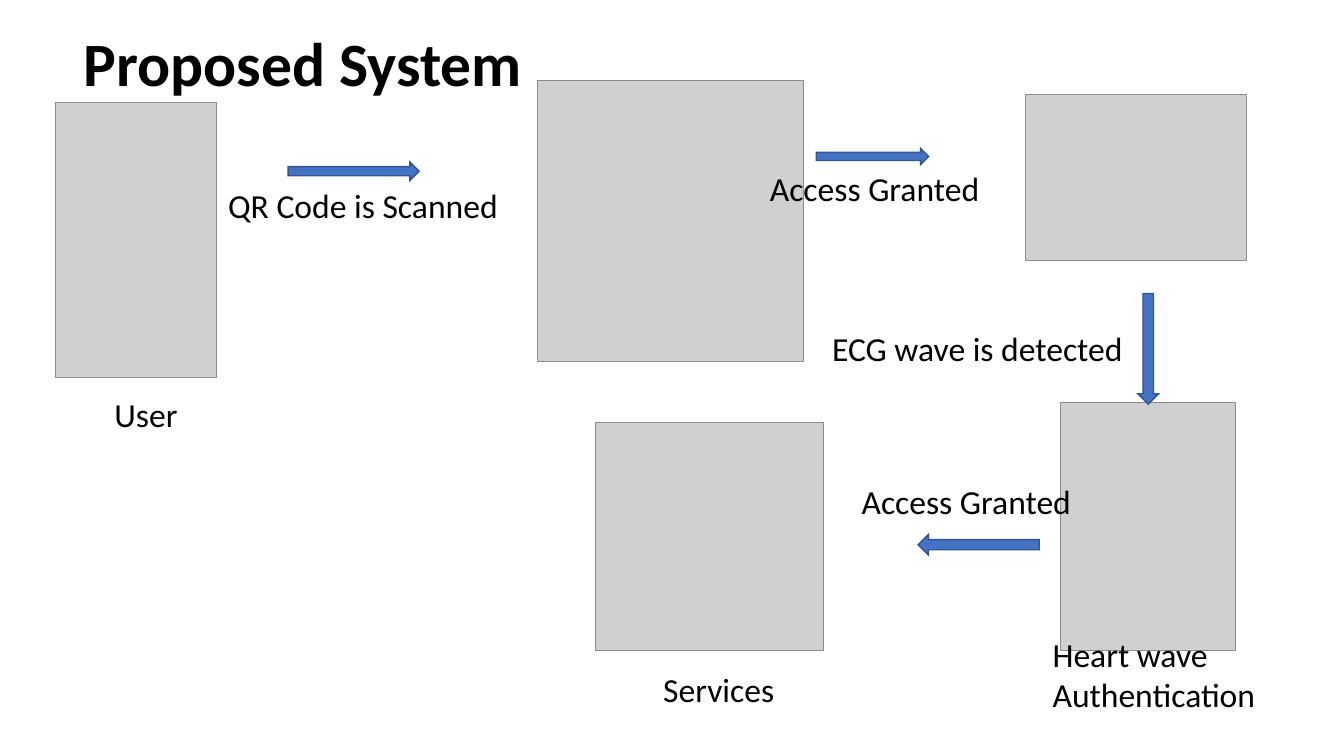
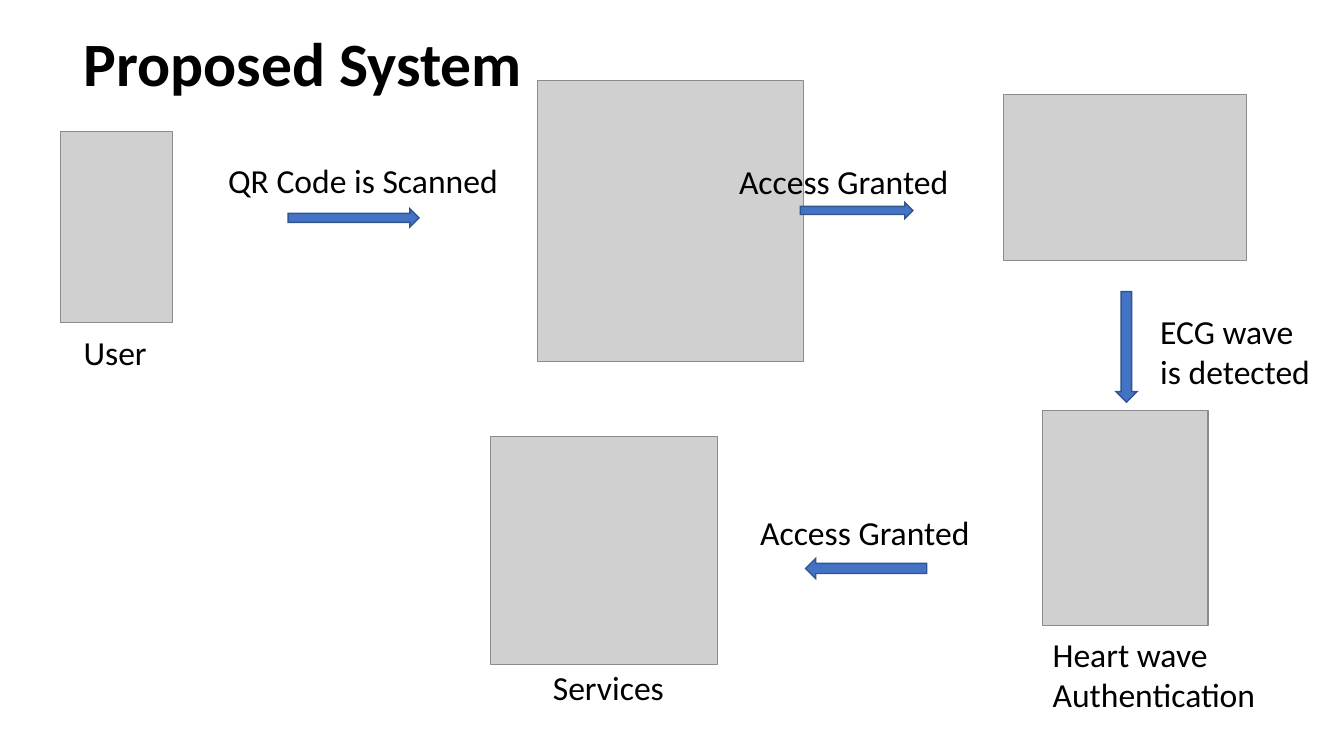
Before and after one commit to uma0441/TwoFactorAuthentication, a slide deck: slide 7 of Mid Term (1).pptx. Drawn at 1344x756 pixels with LibreOffice and Linux fonts; fonts in the diff are those of the drawing; grey boxes stand for pictures. Boxes give left, top, right and bottom in pixels: in the first picture for what was removed or moved away, otherwise in the second. Text is boxed around its words. In the diff, an @@ line names an element or a change of style, - is before the commit and + after.

```diff
--- a/Mid Term (1).pptx
+++ b/Mid Term (1).pptx
@@ picture: place and size @@
-picture at [1025, 95, 1246, 260]
+picture at [1003, 95, 1247, 260]
@@ picture: place and size @@
-picture at [55, 102, 217, 378]
+picture at [60, 131, 173, 323]
@@ text "QR Code is Scanned": place and size @@
-text "QR Code is Scanned" at [228, 194, 498, 223]
+text "QR Code is Scanned" at [228, 169, 498, 198]
@@ text "Access Granted": place and size @@
-text "Access Granted" at [770, 174, 979, 210]
+text "Access Granted" at [739, 166, 948, 202]
@@ right arrow: place and size @@
-right arrow at [288, 162, 419, 180]
+right arrow at [288, 209, 419, 227]
@@ right arrow: place and size @@
-right arrow at [817, 148, 930, 164]
+right arrow at [801, 203, 913, 219]
@@ right arrow: place and size @@
-right arrow at [1138, 294, 1159, 405]
+right arrow at [1117, 292, 1138, 403]
@@ text "User": place and size @@
-text "User" at [114, 405, 177, 428]
+text "User" at [84, 343, 147, 366]
@@ text at [1160, 322, 1310, 385]: text changed @@
-ECG wave is detected
+ECG wave
+is detected
@@ picture: place and size @@
-picture at [1061, 403, 1236, 651]
+picture at [1043, 410, 1208, 626]
@@ picture: place and size @@
-picture at [596, 422, 824, 650]
+picture at [490, 437, 718, 664]
@@ text "Access Granted" rewrapped from [862, 486, 1071, 522] to [760, 521, 970, 546] @@
@@ right arrow: place and size @@
-right arrow at [919, 534, 1040, 555]
+right arrow at [806, 559, 927, 579]
@@ text "Services": place and size @@
-text "Services" at [663, 679, 774, 703]
+text "Services" at [553, 677, 664, 701]
```
Also in this commit, not shown: 7 other slides changed, 1 slide added, 1 slide removed.
